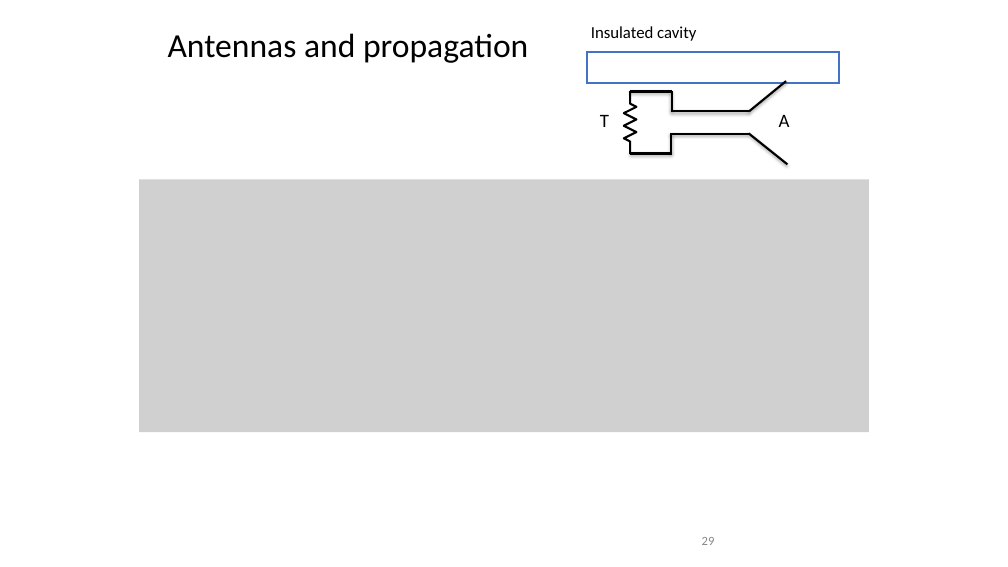
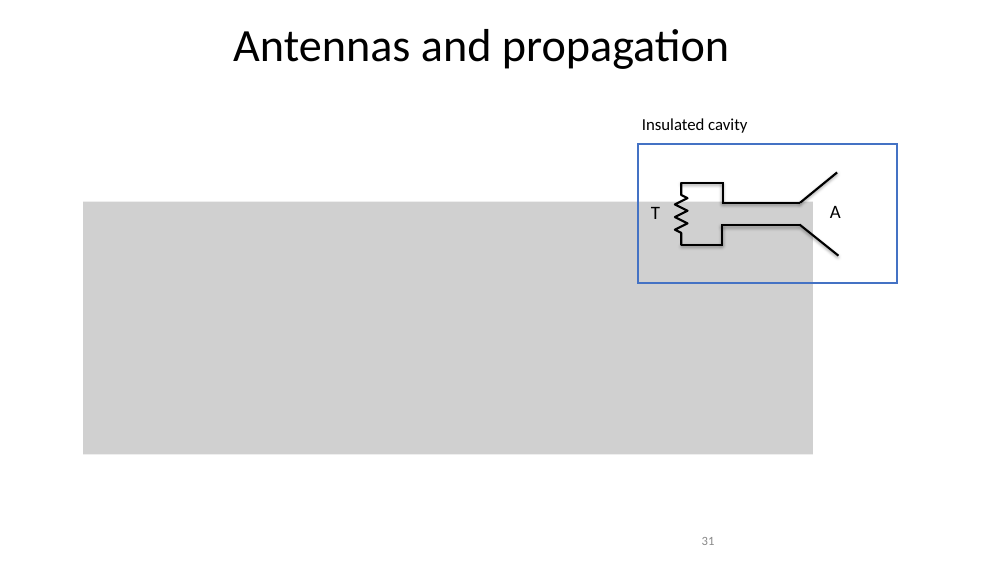
Before and after one commit to jlmucb/class_notes, a slide deck: slide 31 of science/EoRNotes.pptx (slide 29 before the commit). Drawn at 1008x567 pixels with LibreOffice and Linux fonts; fonts in the diff are those of the drawing; grey boxes stand for pictures. Boxes give left, top, right and bottom in pixels: in the first picture for what was removed or moved away, otherwise in the second. Text is boxed around its words. In the diff, an @@ line names an element or a change of style, - is before the commit and + after.

```diff
--- a/science/EoRNotes.pptx
+++ b/science/EoRNotes.pptx
@@ text "Antennas and propagation": place and size @@
-text "Antennas and propagation" at <box>168,33,528,63</box>
+text "Antennas and propagation" at <box>233,29,729,69</box>
@@ text "Antennas and propagation" at <box>233,29,729,69</box>: size 32 to 44 pt; alignment left to centre @@
@@ rectangle: place and size @@
-rectangle at <box>588,52,840,82</box>
+rectangle at <box>638,144,898,284</box>
@@ picture: place and size @@
-picture at <box>139,179,869,432</box>
+picture at <box>83,202,813,454</box>
@@ 9 lines, 3 texts, 1 freeform shape: place and size @@
-9 lines, 3 texts, 1 freeform shape at <box>591,26,790,164</box>
+9 lines, 3 texts, 1 freeform shape at <box>642,118,841,256</box>
@@ page number at <box>702,537,715,545</box>: text changed @@
-29
+31
```
Also in this commit, not shown: 28 other slides changed, 2 slides added, 1 other file.
